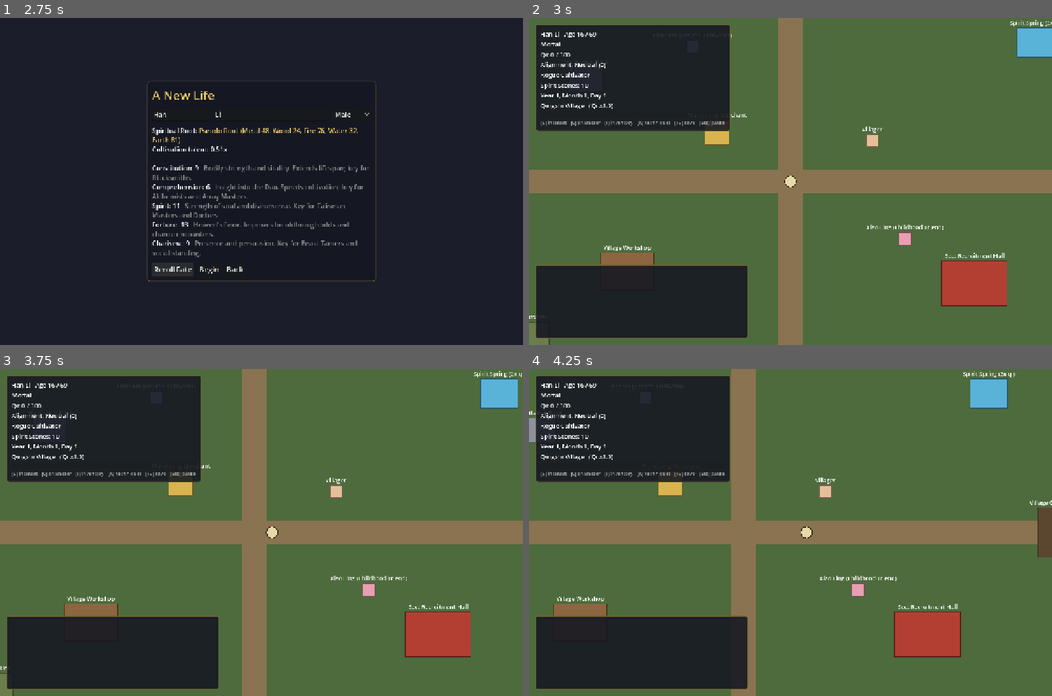
Above: before the commit, frames 1-4 (two rows, left to right).
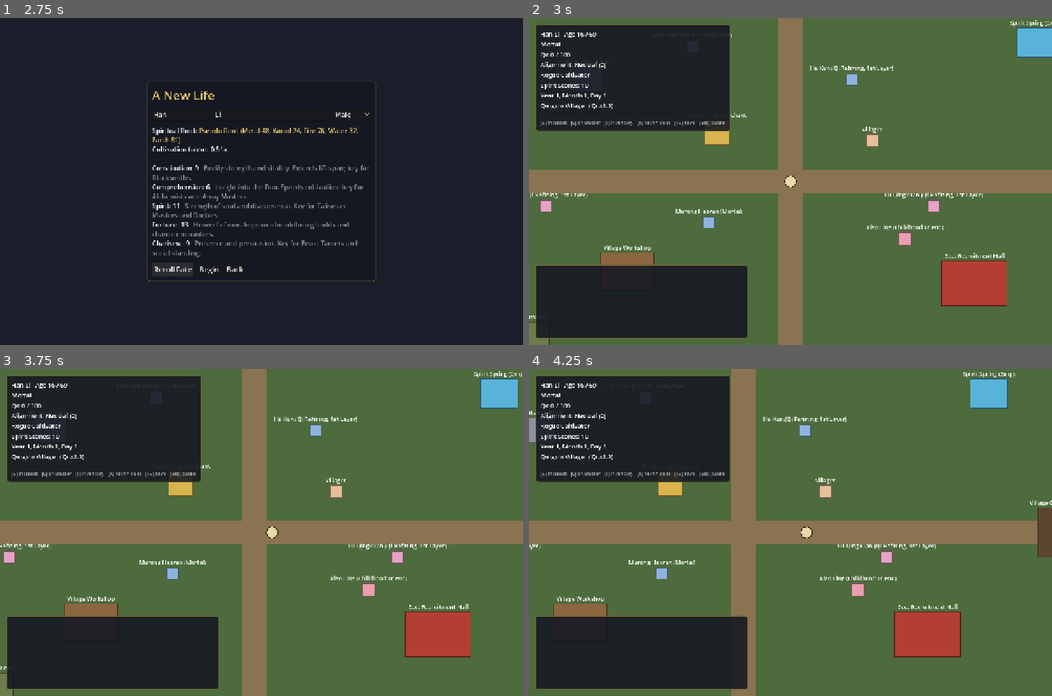
Above: after the commit, the same moments.

Repository: samridghimire/cultivation-game
Game: Godot game, scene res://src/ui/main_menu.tscn
Same seed, same stepped clock (60 frames per second), same inputs: the game is played once before the commit and once after it.
Inputs (mouse positions are in pixels of both pictures, inside the frame that each line leads up to):
- Up to frame 1 (2.75 s): click "New Game" at 0.5 s; click "Reroll Fate" at 1.25 s; click "Reroll Fate" at 2 s
- Up to frame 2 (3 s): click "Begin" at 2.75 s
- Up to frame 3 (3.75 s): tap Enter at 3.5 s; move the mouse to (376, 516) at 3.52 s; hold D (move_right) from 3.53 s (still down); hold E (interact) from 3.53 s (still down); click (376, 516) at 3.67 s
- Up to frame 4 (4.25 s): keep holding D (move_right); keep holding E (interact)

Frame 1 is identical in both runs. In frame 2, 0.7% of the frame differs, in the area x 0-87%, y 14-65%; in frame 3, 0.7%, in the area x 0-86%, y 14-65%; in frame 4, 0.6%.

Commit message:
[FAM-002f] Place generated NPCs in the world (#36)
- data/regions.json: optional npc_spots per region (documented, validated).
- Npcs.generated_in_region / spot_positions / world_title / describe.
- world.gd builds generated NPCs at the spots (overflow rings the spawn),
  blue/pink by gender, children smaller, titled by relation ("Your Wife")
  or realm; npc.gd offers "Look" for NPCs without a def.
- Follow-up FAM-002h: a way to earn favor with generated NPCs.



Claude-Session: https://claude.ai/code/session_0146bXXfNNTXNwhVRx4QTnqx

Co-authored-by: Claude <noreply@anthropic.com>

Diff:
--- a/data/regions.json
+++ b/data/regions.json
@@ -1,5 +1,5 @@
 {
-  "_doc": "World regions. The world scene builds itself from …(472 unchanged characters)… d to the script as exported properties. encounter_tags select entries from data/encounters.json when exploring.",
+  "_doc": "World regions. The world scene builds itself from …(472 unchanged characters)… d to the script as exported properties. npc_spots (optional): list of [x, y] positions where generated NPCs living in the region stand (in id order; extra NPCs gather around the spawn point). encounter_tags select entries from data/encounters.json when exploring.",
   "start_region": "qingshi_village",
   "regions": [
     {
@@ -8,6 +8,7 @@
       "qi_density": 1.0, "danger": 0,
       "map": {"size": [1600, 1000], "ground": "4d6b3c", "border": "2a3a20", "paths": [[0, 470, 1600, 60], [770, 0, 60, 1000]], "path_color": "8a7350"},
       "spawn": [800, 500],
+      "npc_spots": [[600, 600], [950, 250], [1150, 560], [200, 560], [650, 880], [1000, 880]],
       "routes": [
         {"to": "misty_forest", "days": 3},
         {"to": "fallen_star_market", "days": 10}
@@ -30,6 +31,7 @@
       "qi_density": 1.5, "danger": 1,
       "map": {"size": [1600, 1000], "ground": "2f4f2f", "border": "16261a", "paths": [[0, 470, 1600, 60]], "path_color": "5c5238"},
       "spawn": [120, 500],
+      "npc_spots": [[300, 380], [700, 600], [1000, 380], [1450, 300], [250, 750], [1450, 850]],
       "routes": [
         {"to": "qingshi_village", "days": 3},
         {"to": "azure_peak", "days": 7, "min_realm": "qi_refining"},
@@ -52,6 +54,7 @@
       "qi_density": 1.1, "danger": 0,
       "map": {"size": [1600, 1000], "ground": "6b6250", "border": "3a3428", "paths": [[0, 470, 1600, 60], [770, 0, 60, 1000]], "path_color": "9c917a"},
       "spawn": [800, 900],
+      "npc_spots": [[600, 600], [1000, 600], [600, 200], [1000, 200], [1450, 450], [200, 600]],
       "routes": [
         {"to": "qingshi_village", "days": 10},
         {"to": "misty_forest", "days": 8},
@@ -75,6 +78,7 @@
       "qi_density": 2.5, "danger": 3,
       "map": {"size": [1600, 1000], "ground": "5a6f80", "border": "2b3540", "paths": [[0, 470, 1600, 60]], "path_color": "8f9aa3"},
       "spawn": [120, 500],
+      "npc_spots": [[500, 380], [900, 380], [1000, 620], [600, 620], [1450, 350], [300, 850]],
       "routes": [
         {"to": "misty_forest", "days": 7},
         {"to": "fallen_star_market", "days": 12}
--- a/src/core/game_data.gd
+++ b/src/core/game_data.gd
@@ -233,6 +233,9 @@
 				load_errors.append("Region '%s' has a route to unknown region '%s'" % [region["id"], route.get("to", "")])
 			if route.has("min_realm") and realm_index_of(route["min_realm"]) < 0:
 				load_errors.append("Region '%s' route has unknown min_realm '%s'" % [region["id"], route["min_realm"]])
+		for spot in region.get("npc_spots", []):
+			if not (spot is Array and (spot as Array).size() == 2):
+				load_errors.append("Region '%s' has an npc_spot that is not [x, y]: %s" % [region["id"], spot])
 		for place: Dictionary in region.get("places", []):
 			for entry: Dictionary in place.get("gather_table", []):
 				if entry.get("item", "") != "" and not items.has(entry["item"]):
--- a/src/core/systems/npcs.gd
+++ b/src/core/systems/npcs.gd
@@ -210,3 +210,61 @@
 	for npc_id in d:
 		out[npc_id] = CharacterData.from_dict(d[npc_id])
 	return out
+
+
+## Living generated NPCs (no data/npcs.json def) whose home is `region_id`,
+## sorted by id so they keep their spots between visits.
+static func generated_in_region(npcs: Dictionary, data: GameData, region_id: String) -> Array[CharacterData]:
+	var result: Array[CharacterData] = []
+	for c in in_region(npcs, data, region_id):
+		if not data.npcs.has(c.id):
+			result.append(c)
+	result.sort_custom(func(a: CharacterData, b: CharacterData) -> bool: return a.id.naturalnocasecmp_to(b.id) < 0)
+	return result
+
+
+## World positions for `count` NPCs: the region's npc_spots first, then a ring
+## around `center` for any overflow.
+static func spot_positions(count: int, spots: Array, center: Vector2) -> Array[Vector2]:
+	var out: Array[Vector2] = []
+	for i in count:
+		if i < spots.size():
+			out.append(Vector2(float(spots[i][0]), float(spots[i][1])))
+		else:
+			var k := i - spots.size()
+			var radius := 140.0 + 50.0 * float(k / 8)
+			out.append(center + Vector2.from_angle(TAU * float(k % 8) / 8.0) * radius)
+	return out
+
+
+## Short label shown under a generated NPC's name in the world: their relation
+## to `player` (spouse rank, child) or else their realm, "Child" if underage.
+static func world_title(c: CharacterData, player: CharacterData, data: GameData) -> String:
+	if player != null and player.spouses.has(c.id):
+		return "Your %s" % Family.rank_name(data, player.gender, String(player.spouse_ranks.get(c.id, ""))).capitalize()
+	if player != null and player.children.has(c.id):
+		return "Your %s" % _gender_word(c, "Son", "Daughter", "Child")
+	if c.age_years() < int(data.family.get("adult_age", 16)):
+		return "Child"
+	return Cultivation.realm_label(c, data)
+
+
+## One sentence describing a generated NPC as the player sees them.
+static func describe(c: CharacterData, data: GameData) -> String:
+	var adult := c.age_years() >= int(data.family.get("adult_age", 16))
+	var who := _gender_word(c, "man", "woman", "person") if adult else _gender_word(c, "boy", "girl", "child")
+	var text := "%s, a %s of %d" % [c.name, who, c.age_years()]
+	if c.realm_index > 0:
+		text += ", cultivating at %s" % Cultivation.realm_label(c, data)
+	if not c.spouses.is_empty():
+		text += ", married"
+	return text + "."
+
+
+static func _gender_word(c: CharacterData, male: String, female: String, other: String) -> String:
+	match c.gender:
+		"male":
+			return male
+		"female":
+			return female
+	return other
--- a/src/world/interactables/npc.gd
+++ b/src/world/interactables/npc.gd
@@ -1,5 +1,6 @@
 extends Interactable
-## A named NPC from data/npcs.json. Talking opens its dialogue: in the dialogue
+## An NPC: a named one from data/npcs.json or a generated one (Npcs.spawn,
+## no def), who can be looked at. Talking opens its dialogue: in the dialogue
 ## window if one listens to EventBus.dialogue_requested, otherwise inline in
 ## this menu (each line is posted to the message log).
 
@@ -17,6 +18,8 @@
 func get_options() -> Array[Dictionary]:
 	var options: Array[Dictionary] = []
 	var def: Dictionary = GameState.data.npcs.get(npc_id, {})
+	if def.is_empty():
+		options.append({"label": "Look", "action": _look, "keep_open": true})
 	if def.has("dialogue"):
 		if _has_dialogue_window():
 			options.append({"label": "Talk", "action": GameState.start_dialogue.bind(npc_id)})
@@ -26,6 +29,12 @@
 		for deed in Deeds.available(GameState.data, def["deed_context"], GameState.world_flags):
 			options.append({"label": deed["name"], "action": GameState.perform_deed.bind(deed["id"])})
 	return options
+
+
+func _look() -> void:
+	var npc: CharacterData = GameState.npcs.get(npc_id)
+	if npc != null:
+		EventBus.post(Npcs.describe(npc, GameState.data))
 
 
 func _has_dialogue_window() -> bool:
--- a/src/world/world.gd
+++ b/src/world/world.gd
@@ -18,6 +18,8 @@
 ## Place keys that are layout, not script properties.
 const LAYOUT_KEYS := ["type", "pos"]
 const NPC_SCRIPT := preload("res://src/world/interactables/npc.gd")
+## Placeholder body color of generated NPCs by gender.
+const GENDER_COLORS := {"male": Color("8fb3e0"), "female": Color("e6a3c4")}
 
 var map_size := Vector2(1600, 1000)
 var _region: Dictionary = {}
@@ -83,9 +85,8 @@
 
 func _build_npcs() -> void:
 	for c in Npcs.in_region(GameState.npcs, GameState.data, GameState.current_region):
-		# Generated NPCs (Npcs.spawn) have no def or placement yet.
 		if not GameState.data.npcs.has(c.id):
-			continue
+			continue  # Generated NPCs are placed by _build_generated_npcs().
 		var def: Dictionary = GameState.data.npcs[c.id]
 		var node: Interactable = NPC_SCRIPT.new()
 		node.npc_id = c.id
@@ -93,6 +94,26 @@
 		node.position = _vec(def.get("pos", [0, 0]))
 		node.size = _vec(def.get("size", [30, 30]))
 		node.color = Color(def.get("color", "e6bf99"))
+		add_child(node)
+		move_child(node, player.get_index())
+	_build_generated_npcs()
+
+
+## Generated NPCs (Npcs.spawn, no def) stand at the region's npc_spots,
+## colored by gender; children are drawn smaller.
+func _build_generated_npcs() -> void:
+	var data := GameState.data
+	var people := Npcs.generated_in_region(GameState.npcs, data, GameState.current_region)
+	var spots := Npcs.spot_positions(people.size(), _region.get("npc_spots", []), player.position)
+	for i in people.size():
+		var c := people[i]
+		var node: Interactable = NPC_SCRIPT.new()
+		node.npc_id = c.id
+		node.display_name = "%s (%s)" % [c.name, Npcs.world_title(c, GameState.player, data)]
+		node.position = spots[i]
+		var adult := c.age_years() >= int(data.family.get("adult_age", 16))
+		node.size = Vector2(28, 28) if adult else Vector2(20, 20)
+		node.color = GENDER_COLORS.get(c.gender, Color("e6bf99"))
 		add_child(node)
 		move_child(node, player.get_index())
 
--- /dev/null
+++ b/tests/unit/test_npc_placement.gd
@@ -0,0 +1,53 @@
+extends TestCase
+## FAM-002f: generated NPCs are placed in the world (npc_spots, titles, Look).
+
+
+func test_every_region_has_npc_spots_for_its_candidates() -> void:
+	var per_region := int(data().family["eligible_npcs"]["per_gender"]) * Names.genders(data()).size()
+	for region: Dictionary in data().regions.values():
+		assert_true((region.get("npc_spots", []) as Array).size() >= per_region, "%s needs npc_spots" % region["id"])
+
+
+func test_generated_in_region_is_sorted_and_skips_named_and_dead() -> void:
+	var npcs := {}
+	Npcs.ensure_all(npcs, data(), seeded_rng())
+	var region := String(data().start_region)
+	for i in 11:
+		Npcs.spawn(npcs, data(), seeded_rng(i), {"region": region})
+	var dead := Npcs.spawn(npcs, data(), seeded_rng(99), {"region": region})
+	dead.alive = false
+	var found := Npcs.generated_in_region(npcs, data(), region)
+	assert_eq(found.size(), 11)
+	for i in range(1, found.size()):
+		assert_gt(int(found[i].id.trim_prefix(Npcs.SPAWN_PREFIX)), int(found[i - 1].id.trim_prefix(Npcs.SPAWN_PREFIX)), "natural id order")
+	for c in found:
+		assert_false(data().npcs.has(c.id))
+		assert_true(c.alive)
+
+
+func test_spot_positions_use_spots_then_ring() -> void:
+	var spots := [[10, 20], [30, 40]]
+	var pos := Npcs.spot_positions(4, spots, Vector2(500, 500))
+	assert_eq(pos.size(), 4)
+	assert_eq(pos[0], Vector2(10, 20))
+	assert_eq(pos[1], Vector2(30, 40))
+	assert_true(pos[2].distance_to(Vector2(500, 500)) > 100.0)
+	assert_true(pos[2] != pos[3], "overflow NPCs do not stack")
+
+
+func test_world_title_and_describe() -> void:
+	var player := new_character()
+	player.gender = "male"
+	var npcs := {}
+	var she := Npcs.spawn(npcs, data(), seeded_rng(), {"gender": "female"})
+	she.age_days = 20 * Calendar.DAYS_PER_YEAR
+	assert_eq(Npcs.world_title(she, player, data()), Cultivation.realm_label(she, data()))
+	assert_true(Npcs.describe(she, data()).contains("woman of 20"), Npcs.describe(she, data()))
+	Family.marry(player, she, "wife")
+	assert_eq(Npcs.world_title(she, player, data()), "Your Wife")
+	var kid := Npcs.spawn(npcs, data(), seeded_rng(2), {"gender": "male"})
+	kid.age_days = 3 * Calendar.DAYS_PER_YEAR
+	assert_eq(Npcs.world_title(kid, player, data()), "Child")
+	assert_true(Npcs.describe(kid, data()).contains("boy of 3"))
+	player.children.append(kid.id)
+	assert_eq(Npcs.world_title(kid, player, data()), "Your Son")
Not shown, added: tests/unit/test_npc_placement.gd.uid
Not shown, changed: docs/BACKLOG.md
Not shown, changed: docs/CHANGELOG.md
